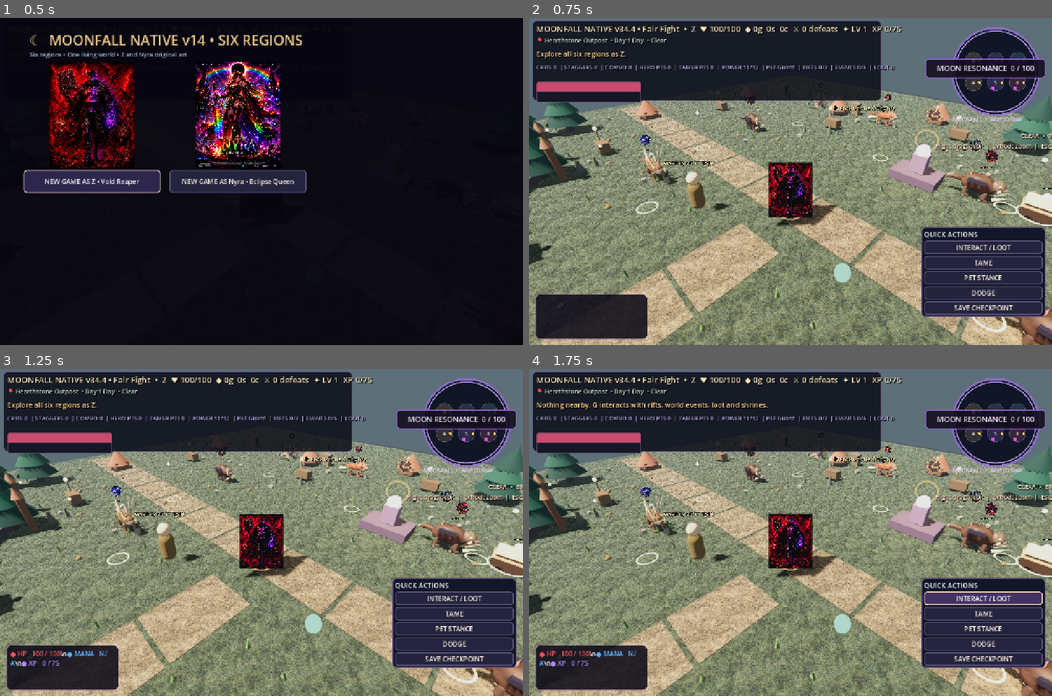
Above: before the commit, frames 1-4 (two rows, left to right).
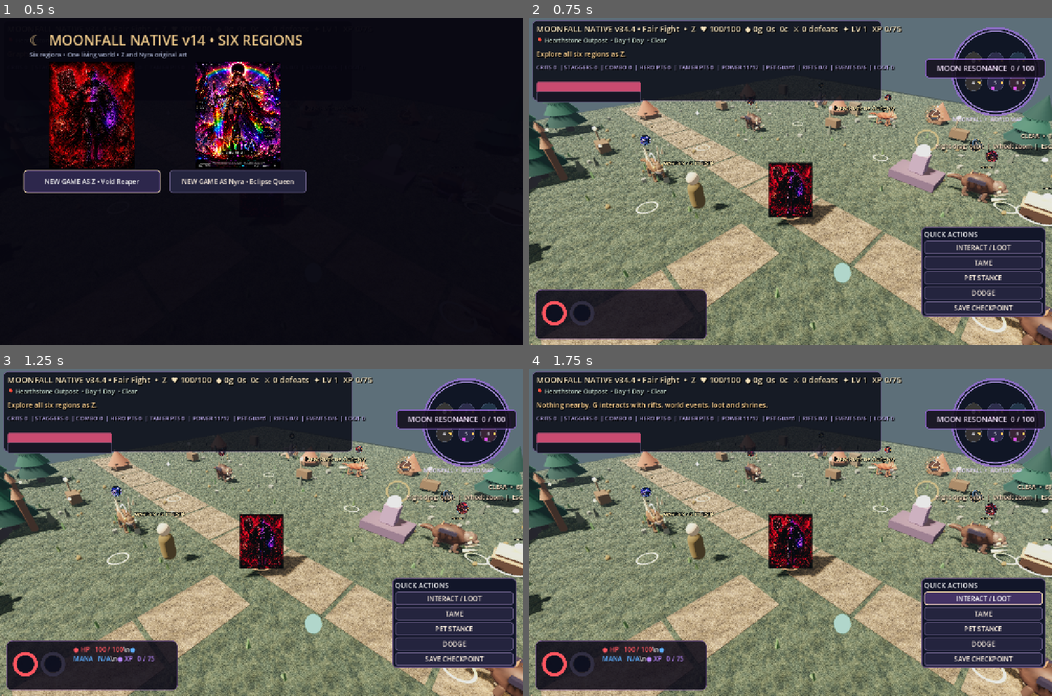
Above: after the commit, the same moments.

Repository: ericgantor-cyber/Moonfall
Game: Godot game, scene res://scenes/main.tscn
Same seed, same stepped clock (60 frames per second), same inputs: the game is played once before the commit and once after it.
Inputs:
- Up to frame 1 (0.5 s): no input
- Up to frame 2 (0.75 s): click "NEW GAME AS Z • Void Reaper" at 0.5 s
- Up to frame 3 (1.25 s): no input
- Up to frame 4 (1.75 s): click "INTERACT / LOOT" at 1.25 s

Frame 1 is identical in both runs. In frame 2, 2.4% of the frame differs, in the area x 1-34%, y 83-99%; in frame 3, 2.7%; in frame 4, 2.7%.

Commit message:
feat(hud): connect live HP/XP rings to existing vitals panel

Diff:
--- a/godot-v38/scripts/native_v38_0.gd
+++ b/godot-v38/scripts/native_v38_0.gd
@@ -3,6 +3,7 @@
 ## leaving the combat/loot/world/save systems untouched and inheritance intact.
 const V380_RULES:=preload("res://scripts/systems/overhaul_v380.gd")
 const V383_BENCHMARK:=preload("res://scripts/systems/combat_benchmark_v383.gd")
+const V384_RINGS:=preload("res://scripts/systems/vitals_rings_v384.gd")
 var v380_status_enabled:bool=false
 var v380_status_panel:PanelContainer
 var v380_status_text:Label
@@ -13,6 +14,7 @@
 var v383_peak_hostiles:int=0
 var v384_vitals_panel:PanelContainer
 var v384_vitals_label:RichTextLabel
+var v384_rings:Control
 var v384_vitals_elapsed:float=0.0
 
 func _ready()->void:
@@ -65,8 +67,8 @@
  v384_vitals_panel.name="V384_Vitals"
  v384_vitals_panel.set_anchors_preset(Control.PRESET_BOTTOM_LEFT)
  v384_vitals_panel.offset_left=16.0
- v384_vitals_panel.offset_right=290.0
- v384_vitals_panel.offset_top=-124.0
+ v384_vitals_panel.offset_right=435.0
+ v384_vitals_panel.offset_top=-135.0
  v384_vitals_panel.offset_bottom=-14.0
  v384_vitals_panel.mouse_filter=Control.MOUSE_FILTER_IGNORE
  var backdrop:=StyleBoxFlat.new()
@@ -77,17 +79,26 @@
  backdrop.set_content_margin_all(9)
  v384_vitals_panel.add_theme_stylebox_override("panel",backdrop)
  layer.add_child(v384_vitals_panel)
+ var layout:=HBoxContainer.new()
+ layout.add_theme_constant_override("separation",12)
+ v384_vitals_panel.add_child(layout)
+ v384_rings=V384_RINGS.new()
+ v384_rings.name="V384_HP_XP_Rings"
+ layout.add_child(v384_rings)
  v384_vitals_label=RichTextLabel.new()
  v384_vitals_label.name="V384_VitalsText"
  v384_vitals_label.bbcode_enabled=true
  v384_vitals_label.scroll_active=false
  v384_vitals_label.mouse_filter=Control.MOUSE_FILTER_IGNORE
  v384_vitals_label.add_theme_font_size_override("normal_font_size",16)
- v384_vitals_panel.add_child(v384_vitals_label)
+ v384_vitals_label.custom_minimum_size=Vector2(205.0,96.0)
+ layout.add_child(v384_vitals_label)
  v384_vitals_panel.visible=false
 
 func _v384_refresh_vitals()->void:
  if not is_instance_valid(v384_vitals_label):return
+ if is_instance_valid(v384_rings):
+  v384_rings.call("set_vitals",hp/maxf(1.0,max_hp),float(hero_xp)/float(maxi(1,hero_xp_to_next)))
  var health:int=roundi(maxf(0.0,hp))
  var health_max:int=maxi(1,roundi(max_hp))
  var experience:int=maxi(0,hero_xp)
